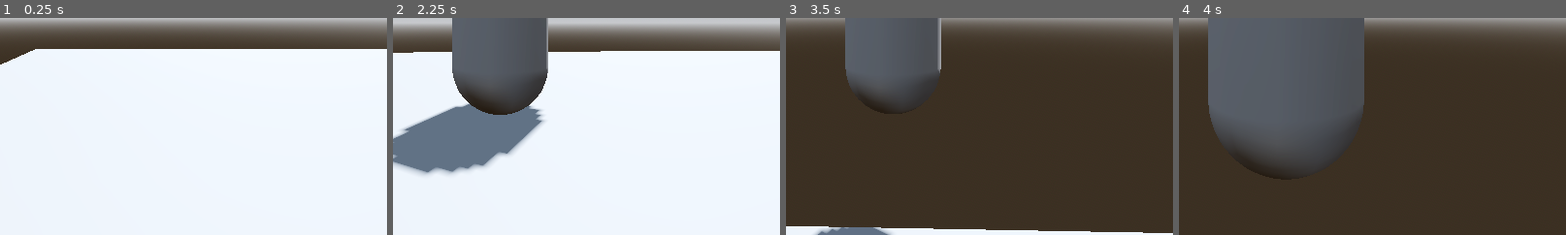
Above: before the commit, frames 1-4 (left to right).
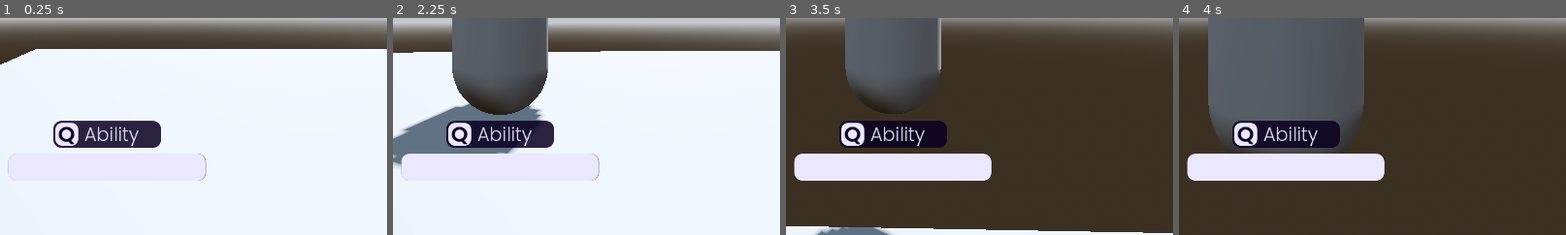
Above: after the commit, the same moments.

Repository: CrispyMD/Escape-The-Establishment
Game: Godot game, scene res://scenes/main_level.tscn
Same seed, same stepped clock (60 frames per second), same inputs: the game is played once before the commit and once after it.
Inputs (mouse positions are % of the whole screen's width and height, from its top left):
- Up to frame 1 (0.25 s): no input
- Up to frame 2 (2.25 s): tap Enter at 0.5 s; move the mouse to (55, 50) at 0.52 s; hold W (forward) from 0.53 s (still down); tap Q (ability) at 0.6 s; tap Space (jump) at 0.77, 1.52 s; move the mouse to (45, 50) at 1.27 s; tap E (interact) at 1.35 s; move the mouse to (52, 48) at 2.02 s; tap F (switch_pov) at 2.1 s
- Up to frame 3 (3.5 s): keep holding W (forward); move the mouse to (49, 52) at 2.77 s; tap Q (ability) at 2.85 s; tap Space (jump) at 3.02 s
- Up to frame 4 (4 s): keep holding W (forward); move the mouse to (57, 51) at 3.52 s; tap E (interact) at 3.6 s; tap Space (jump) at 3.77 s
The pictures show only the part of the screen within x 36-86%, y 50-100%; the shares and areas given below are measured in that part.

The runs differ from the first frame. In frame 1, 3.1% of the frame differs, in the area x 2-54%, y 47-75%; in frame 2, 5.4%; in frame 3, 9.7%; in frame 4, 9.7%.

Commit message:
Added progress bar for hacking and other interactable objects

Diff:
--- a/Escape The Establishment/scenes/character.tscn
+++ b/Escape The Establishment/scenes/character.tscn
@@ -39,6 +39,20 @@
 font_color = Color(0.921569, 0.905882, 1, 1)
 outline_color = Color(0.921569, 0.905882, 1, 1)
 
+[sub_resource type="StyleBoxFlat" id="StyleBoxFlat_n5xld"]
+bg_color = Color(0.0431373, 0, 0.129412, 0.509804)
+corner_radius_top_left = 12
+corner_radius_top_right = 12
+corner_radius_bottom_right = 12
+corner_radius_bottom_left = 12
+
+[sub_resource type="StyleBoxFlat" id="StyleBoxFlat_ims4y"]
+bg_color = Color(0.921569, 0.905882, 1, 1)
+corner_radius_top_left = 12
+corner_radius_top_right = 12
+corner_radius_bottom_right = 12
+corner_radius_bottom_left = 12
+
 [node name="Character" type="CharacterBody3D"]
 collision_layer = 3
 script = ExtResource("1_vew7i")
@@ -66,8 +80,7 @@
 
 [node name="AbilityTimer" type="Timer" parent="."]
 
-[node name="AbilityUI" type="Control" parent="."]
-visible = false
+[node name="CharacterUI" type="Control" parent="."]
 layout_mode = 3
 anchors_preset = 15
 anchor_right = 1.0
@@ -78,7 +91,7 @@
 mouse_force_pass_scroll_events = false
 script = ExtResource("2_njcvc")
 
-[node name="BackgroundPanel" type="Panel" parent="AbilityUI"]
+[node name="BackgroundPanel" type="Panel" parent="CharacterUI"]
 layout_mode = 1
 anchors_preset = -1
 anchor_left = 0.5
@@ -94,13 +107,13 @@
 mouse_filter = 2
 theme_override_styles/panel = SubResource("StyleBoxFlat_pce3x")
 
-[node name="GodotIsStupidIHateIt" type="Control" parent="AbilityUI/BackgroundPanel"]
+[node name="GodotIsStupidIHateIt" type="Control" parent="CharacterUI/BackgroundPanel"]
 anchors_preset = 0
 offset_right = 40.0
 offset_bottom = 40.0
 mouse_filter = 2
 
-[node name="LetterBackgroundPanel" type="Panel" parent="AbilityUI/BackgroundPanel/GodotIsStupidIHateIt"]
+[node name="LetterBackgroundPanel" type="Panel" parent="CharacterUI/BackgroundPanel/GodotIsStupidIHateIt"]
 layout_mode = 1
 anchors_preset = 8
 anchor_left = 0.5
@@ -116,7 +129,7 @@
 mouse_filter = 2
 theme_override_styles/panel = SubResource("StyleBoxFlat_uvqix")
 
-[node name="AbilityLetter" type="Label" parent="AbilityUI/BackgroundPanel/GodotIsStupidIHateIt/LetterBackgroundPanel"]
+[node name="AbilityLetter" type="Label" parent="CharacterUI/BackgroundPanel/GodotIsStupidIHateIt/LetterBackgroundPanel"]
 layout_mode = 1
 anchors_preset = 15
 anchor_right = 1.0
@@ -128,7 +141,7 @@
 horizontal_alignment = 1
 vertical_alignment = 1
 
-[node name="VBoxContainer" type="VBoxContainer" parent="AbilityUI/BackgroundPanel"]
+[node name="VBoxContainer" type="VBoxContainer" parent="CharacterUI/BackgroundPanel"]
 visible = false
 layout_mode = 1
 anchors_preset = 6
@@ -142,7 +155,7 @@
 grow_horizontal = 0
 grow_vertical = 2
 
-[node name="StupidFUckingRichLabelOrSOmeSHit" type="RichTextLabel" parent="AbilityUI/BackgroundPanel/VBoxContainer"]
+[node name="StupidFUckingRichLabelOrSOmeSHit" type="RichTextLabel" parent="CharacterUI/BackgroundPanel/VBoxContainer"]
 layout_mode = 2
 mouse_filter = 2
 theme_override_colors/default_color = Color(0.921569, 0.905882, 1, 1)
@@ -152,7 +165,7 @@
 fit_content = true
 scroll_active = false
 
-[node name="AbilityText" type="Label" parent="AbilityUI/BackgroundPanel"]
+[node name="AbilityText" type="Label" parent="CharacterUI/BackgroundPanel"]
 layout_mode = 1
 anchors_preset = 6
 anchor_left = 1.0
@@ -168,3 +181,27 @@
 label_settings = SubResource("LabelSettings_qaaxn")
 vertical_alignment = 1
 autowrap_mode = 1
+
+[node name="ProgressBar" type="Panel" parent="CharacterUI"]
+layout_mode = 1
+anchors_preset = -1
+anchor_left = 0.5
+anchor_top = 0.875
+anchor_right = 0.5
+anchor_bottom = 0.875
+offset_left = -147.0
+offset_top = -40.0
+offset_right = 147.0
+grow_horizontal = 2
+grow_vertical = 0
+theme_override_styles/panel = SubResource("StyleBoxFlat_n5xld")
+
+[node name="Panel" type="Panel" parent="CharacterUI/ProgressBar"]
+layout_mode = 1
+anchors_preset = 15
+anchor_right = 1.0
+anchor_bottom = 1.0
+offset_right = -1.0
+grow_horizontal = 2
+grow_vertical = 2
+theme_override_styles/panel = SubResource("StyleBoxFlat_ims4y")
--- a/Escape The Establishment/scripts/computer.gd
+++ b/Escape The Establishment/scripts/computer.gd
@@ -8,8 +8,8 @@
 	if not body is player: return
 	body.interact_pressed.connect(hack_computer)
 
-	body.get_node("AbilityUI").visible = true
-	body.get_node("AbilityUI").display_hack()
+	body.get_node("CharacterUI").visible = true
+	body.get_node("CharacterUI").display_hack()
 	#body.get_node("AbilityUI").display_ability("s")
 
 
@@ -17,7 +17,7 @@
 	nodes_in_hack_area.erase(body)
 	if not body is player: return
 	body.interact_pressed.disconnect(hack_computer)
-	body.get_node("AbilityUI").visible = false
+	body.get_node("CharacterUIUI").visible = false
 
 func hack_computer():
 	print("ein li moah")
Not shown: 1 places in Escape The Establishment/scenes/character.tscn that only renumber resources
